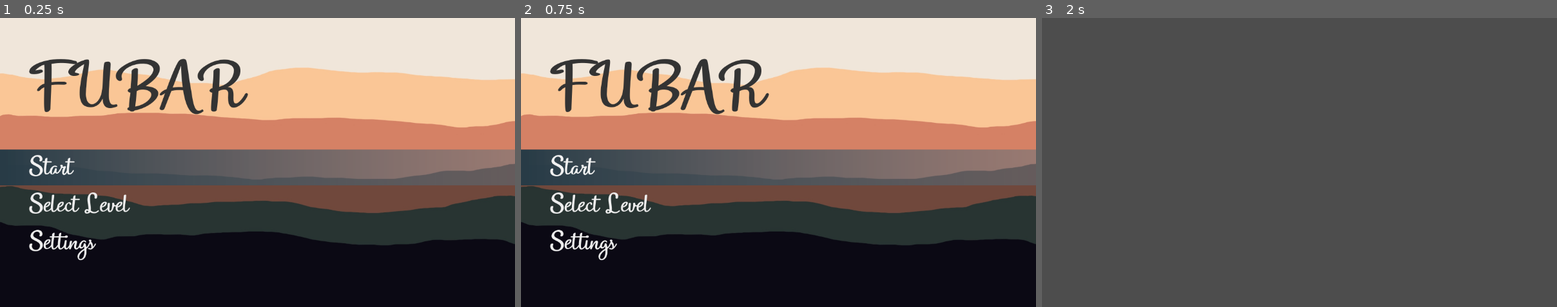
Above: before the commit, frames 1-3 (left to right).
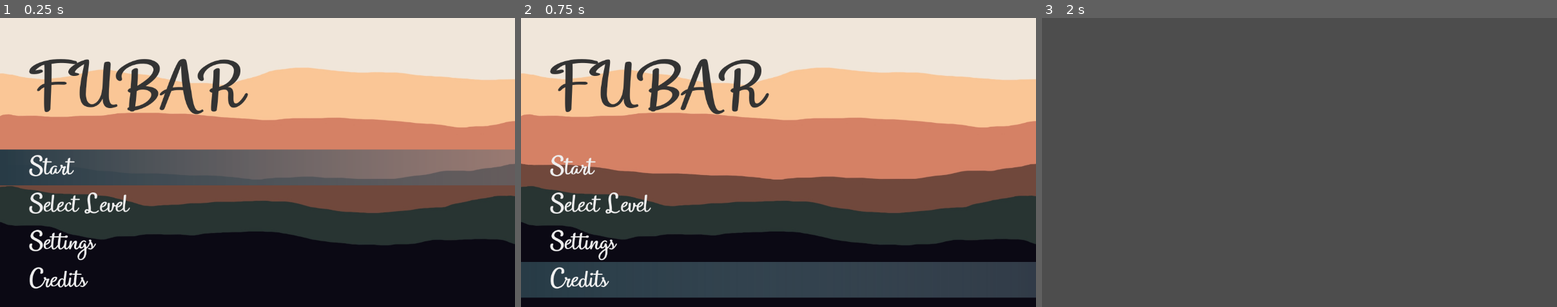
Above: after the commit, the same moments.

Repository: benitsch/Ludum-Dare-56
Game: Godot game, scene res://scenes/ui/main_menu.tscn
The game is run twice, just before and just after one commit, with the same random seed, the same clock (stepped at 60 frames per second) and the same inputs. The project has no main scene, so this scene is started directly.
Inputs (mouse positions are in pixels of both pictures, inside the frame that each line leads up to):
- Up to frame 1 (0.25 s): no input
- Up to frame 2 (0.75 s): click (778, 280) at 0.5 s, where only the run after the commit has a clickable "Credits"
- Up to frame 3 (2 s): click "Start" at 1.25 s

The runs differ from the first frame. In frame 1, 0.3% of the frame differs, in the area x 5-18%, y 86-94%; in frame 2, 25%, in the area x 0-100%, y 45-97%; in frame 3, nothing differs.

Commit message:
adapted menu buttons to handle focus by themselves, added credits button

Diff:
--- a/scenes/ui/main_menu.tscn
+++ b/scenes/ui/main_menu.tscn
@@ -1,8 +1,9 @@
-[gd_scene load_steps=4 format=3 uid="uid://jdyalvvp78qr"]
+[gd_scene load_steps=5 format=3 uid="uid://jdyalvvp78qr"]
 
 [ext_resource type="Theme" uid="uid://sskftnklcksg" path="res://assets/themes/default_theme.tres" id="1_ud3nx"]
-[ext_resource type="Script" path="res://scripts/main_menu.gd" id="2_jjftk"]
+[ext_resource type="Script" path="res://scripts/ui/main_menu.gd" id="2_jjftk"]
 [ext_resource type="PackedScene" uid="uid://bp0kh61x22hov" path="res://scenes/background.tscn" id="3_wqsap"]
+[ext_resource type="Script" path="res://scripts/ui/simple_button.gd" id="4_elir1"]
 
 [node name="MainMenu" type="Control"]
 layout_mode = 3
@@ -13,6 +14,7 @@
 grow_vertical = 2
 theme = ExtResource("1_ud3nx")
 script = ExtResource("2_jjftk")
+startButton = NodePath("VBoxContainer/VBoxContainer/StartButton")
 
 [node name="Background" parent="." instance=ExtResource("3_wqsap")]
 layout_mode = 1
@@ -44,27 +46,26 @@
 size_flags_vertical = 2
 
 [node name="StartButton" type="Button" parent="VBoxContainer/VBoxContainer"]
-unique_name_in_owner = true
 layout_mode = 2
 text = "Start"
-alignment = 0
+script = ExtResource("4_elir1")
 
 [node name="LevelSelectButton" type="Button" parent="VBoxContainer/VBoxContainer"]
-unique_name_in_owner = true
 layout_mode = 2
 text = "Select Level"
-alignment = 0
+script = ExtResource("4_elir1")
 
 [node name="SettingsButton" type="Button" parent="VBoxContainer/VBoxContainer"]
-unique_name_in_owner = true
 layout_mode = 2
 text = "Settings"
-alignment = 0
+script = ExtResource("4_elir1")
 
-[connection signal="mouse_entered" from="VBoxContainer/VBoxContainer/StartButton" to="." method="_on_button_mouse_entered" binds= [NodePath("%StartButton")]]
+[node name="CreditsButton" type="Button" parent="VBoxContainer/VBoxContainer"]
+layout_mode = 2
+text = "Credits"
+script = ExtResource("4_elir1")
+
 [connection signal="pressed" from="VBoxContainer/VBoxContainer/StartButton" to="." method="_on_start_button_pressed"]
-[connection signal="ready" from="VBoxContainer/VBoxContainer/StartButton" to="." method="_on_start_button_ready" binds= [NodePath("%StartButton")]]
-[connection signal="mouse_entered" from="VBoxContainer/VBoxContainer/LevelSelectButton" to="." method="_on_button_mouse_entered" binds= [NodePath("%LevelSelectButton")]]
 [connection signal="pressed" from="VBoxContainer/VBoxContainer/LevelSelectButton" to="." method="_on_level_select_button_pressed"]
-[connection signal="mouse_entered" from="VBoxContainer/VBoxContainer/SettingsButton" to="." method="_on_button_mouse_entered" binds= [NodePath("%SettingsButton")]]
 [connection signal="pressed" from="VBoxContainer/VBoxContainer/SettingsButton" to="." method="_on_settings_button_pressed"]
+[connection signal="pressed" from="VBoxContainer/VBoxContainer/CreditsButton" to="." method="_on_credits_button_pressed"]
--- a/scripts/main_menu.gd
+++ b/scripts/ui/main_menu.gd
@@ -1,6 +1,13 @@
 extends Control
 
 signal start_game()
+
+@export var startButton: NodePath;
+
+func _ready() -> void:
+    var startButtonNode = get_node(startButton)
+    if startButtonNode is Button:
+        startButtonNode.grab_focus()
 
 func _on_start_button_pressed() -> void:
     start_game.emit()
@@ -12,13 +19,6 @@
 func _on_level_select_button_pressed() -> void:
     pass # Replace with function body.
 
-func do_the_focus(path) -> void:
-    var node = get_node(path)
-    node.grab_focus()
 
-func _on_button_mouse_entered(btn) -> void:
-    do_the_focus(btn)
-
-
-func _on_start_button_ready(btn) -> void:
-    do_the_focus(btn)
+func _on_credits_button_pressed() -> void:
+    pass # Replace with function body.
--- /dev/null
+++ b/scripts/ui/simple_button.gd
@@ -0,0 +1,10 @@
+extends Button
+
+func _init() -> void:
+    self.alignment = HORIZONTAL_ALIGNMENT_LEFT
+
+func _ready() -> void:
+    self.mouse_entered.connect(_on_button_mouse_entered)
+
+func _on_button_mouse_entered() -> void:
+    grab_focus()
